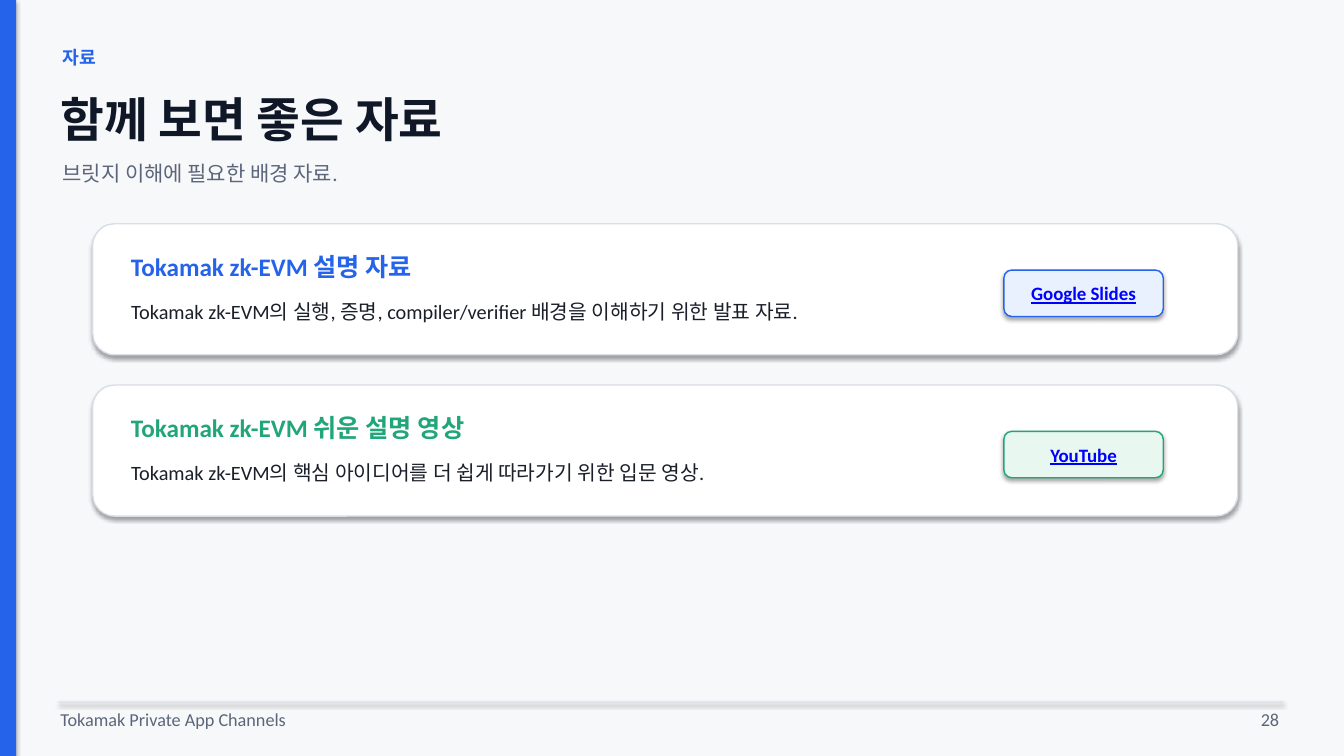
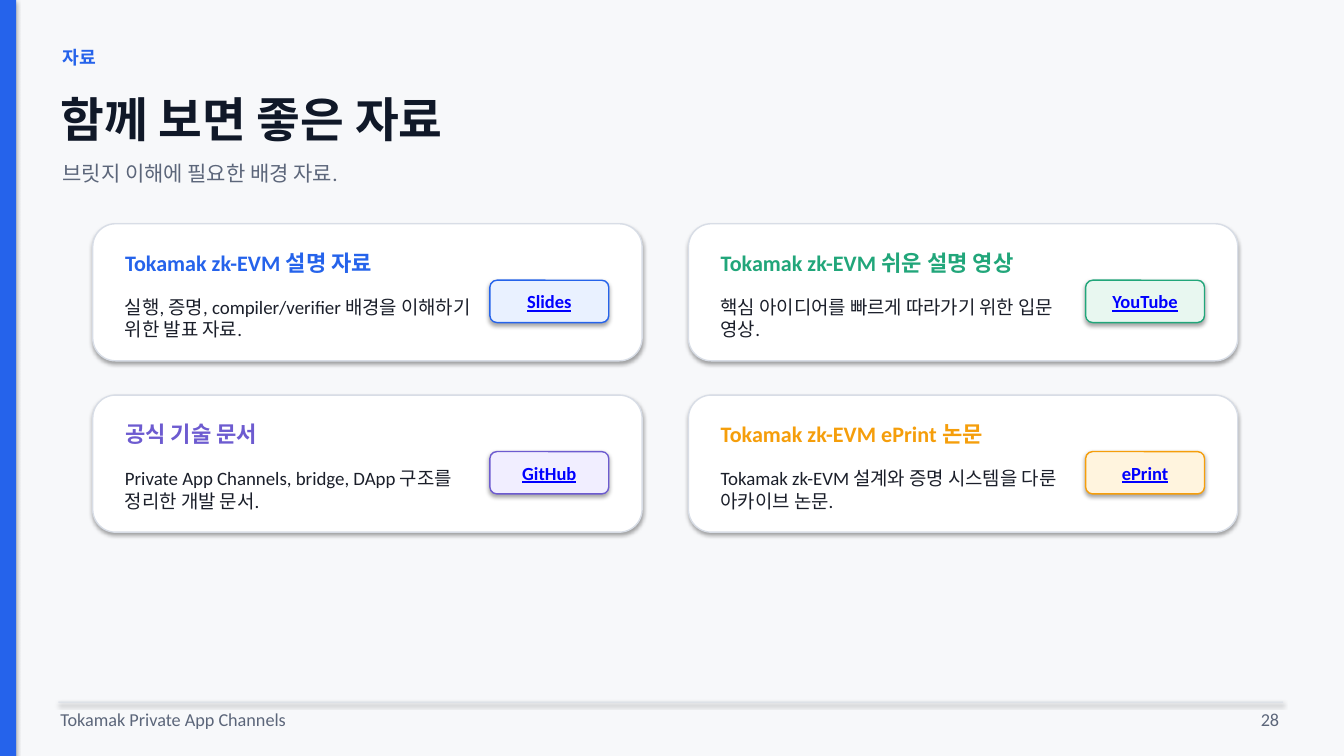
Before and after one commit to tokamak-network/Tokamak-zk-EVM-contracts, a slide deck: slide 28 of bridge/docs/dev/spec.pptx. Drawn at 1344x756 pixels with LibreOffice and Linux fonts; fonts in the diff are those of the drawing. Boxes give left, top, right and bottom in pixels: in the first picture for what was removed or moved away, otherwise in the second. Text is boxed around its words. In the diff, an @@ line names an element or a change of style, - is before the commit and + after.

Commit message:
Add official docs and paper resources

```diff
--- a/bridge/docs/dev/spec.pptx
+++ b/bridge/docs/dev/spec.pptx
@@ rounded rectangle: place and size @@
-rounded rectangle at bbox=[93, 224, 1238, 355]
+rounded rectangle at bbox=[93, 224, 642, 361]
@@ rounded rectangle: place and size @@
-rounded rectangle at bbox=[93, 385, 1238, 516]
+rounded rectangle at bbox=[689, 224, 1238, 361]
@@ text "Tokamak zk-EVM 설명 자료" at bbox=[125, 252, 373, 273]: size 18 to 15.8 pt @@
@@ text "Tokamak zk-EVM 쉬운 설명 영상" at bbox=[721, 252, 1014, 273]: size 18 to 15.8 pt @@
@@ text "Tokamak zk-EVM 쉬운 설명 영상": place and size @@
-text "Tokamak zk-EVM 쉬운 설명 영상" at bbox=[131, 416, 464, 440]
+text "Tokamak zk-EVM 쉬운 설명 영상" at bbox=[721, 252, 1014, 273]
@@ text at bbox=[125, 298, 470, 338]: text changed; size 14.5 to 13.5 pt @@
-Tokamak zk-EVM의 실행, 증명, compiler/verifier 배경을 이해하기 위한 발표 자료.
+실행, 증명, compiler/verifier 배경을 이해하기 위한 발표 자료.
@@ rounded rectangle: place and size @@
-rounded rectangle at bbox=[1004, 270, 1164, 317]
+rounded rectangle at bbox=[490, 280, 609, 323]
@@ text at bbox=[527, 295, 571, 312]: text changed; size 13.5 to 13.2 pt @@
-Google Slides
+Slides
@@ text at bbox=[721, 298, 1054, 338]: text changed; size 14.5 to 13.5 pt @@
-Tokamak zk-EVM의 핵심 아이디어를 더 쉽게 따라가기 위한 입문 영상.
+핵심 아이디어를 빠르게 따라가기 위한 입문 영상.
@@ rounded rectangle: place and size @@
-rounded rectangle at bbox=[1004, 432, 1164, 478]
+rounded rectangle at bbox=[1086, 280, 1205, 323]
@@ text "YouTube": place and size @@
-text "YouTube" at bbox=[1050, 448, 1116, 465]
+text "YouTube" at bbox=[1112, 295, 1177, 312]
@@ text "YouTube" at bbox=[1112, 295, 1177, 312]: size 13.5 to 13.2 pt @@
@@ rounded rectangle added at bbox=[93, 395, 642, 532], fill #FFFFFF, outline #D8DDE6 1 pt @@
@@ rounded rectangle added at bbox=[689, 395, 1238, 532], fill #FFFFFF, outline #D8DDE6 1 pt @@
@@ text added at bbox=[125, 423, 257, 444], 15.8 pt, text #6D5BD0, bold @@
+공식 기술 문서
@@ text added at bbox=[721, 424, 983, 444], 15.8 pt, text #F59E0B, bold @@
+Tokamak zk-EVM ePrint 논문
@@ text added at bbox=[125, 470, 452, 510], 13.5 pt, text #1B1F2A @@
+Private App Channels, bridge, DApp 구조를 정리한 개발 문서.
@@ rounded rectangle added at bbox=[490, 452, 609, 494], fill #F1EEFF, outline #6D5BD0 1 pt @@
@@ text added at bbox=[522, 467, 576, 483], 13.2 pt, text #0000FF, bold, underline @@
+GitHub
@@ text added at bbox=[721, 469, 1057, 510], 13.5 pt, text #1B1F2A @@
+Tokamak zk-EVM 설계와 증명 시스템을 다룬 아카이브 논문.
@@ rounded rectangle added at bbox=[1086, 452, 1205, 494], fill #FFF4DE, outline #F59E0B 1 pt @@
@@ text added at bbox=[1122, 467, 1168, 483], 13.2 pt, text #0000FF, bold, underline @@
+ePrint
```
